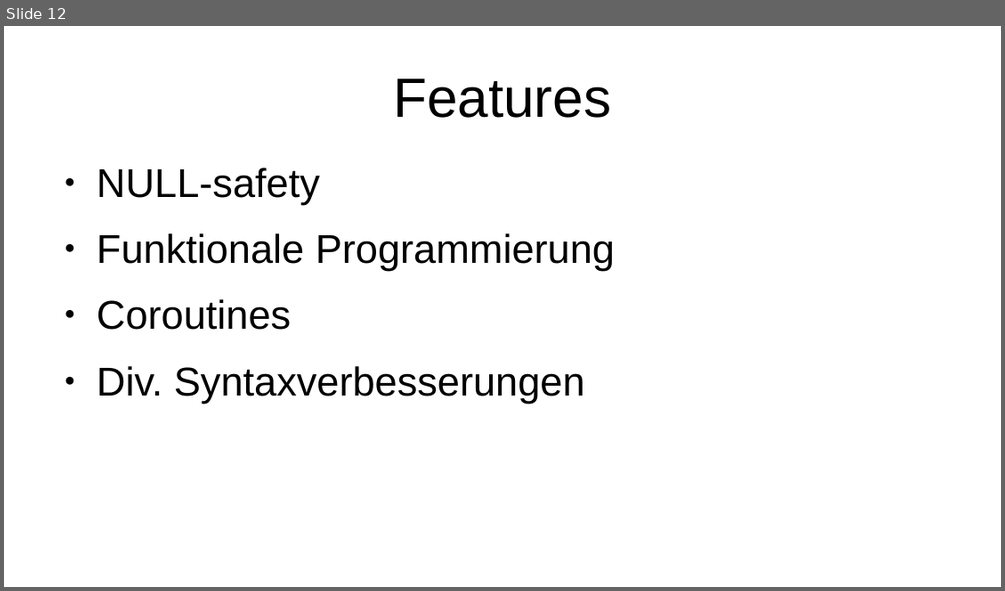
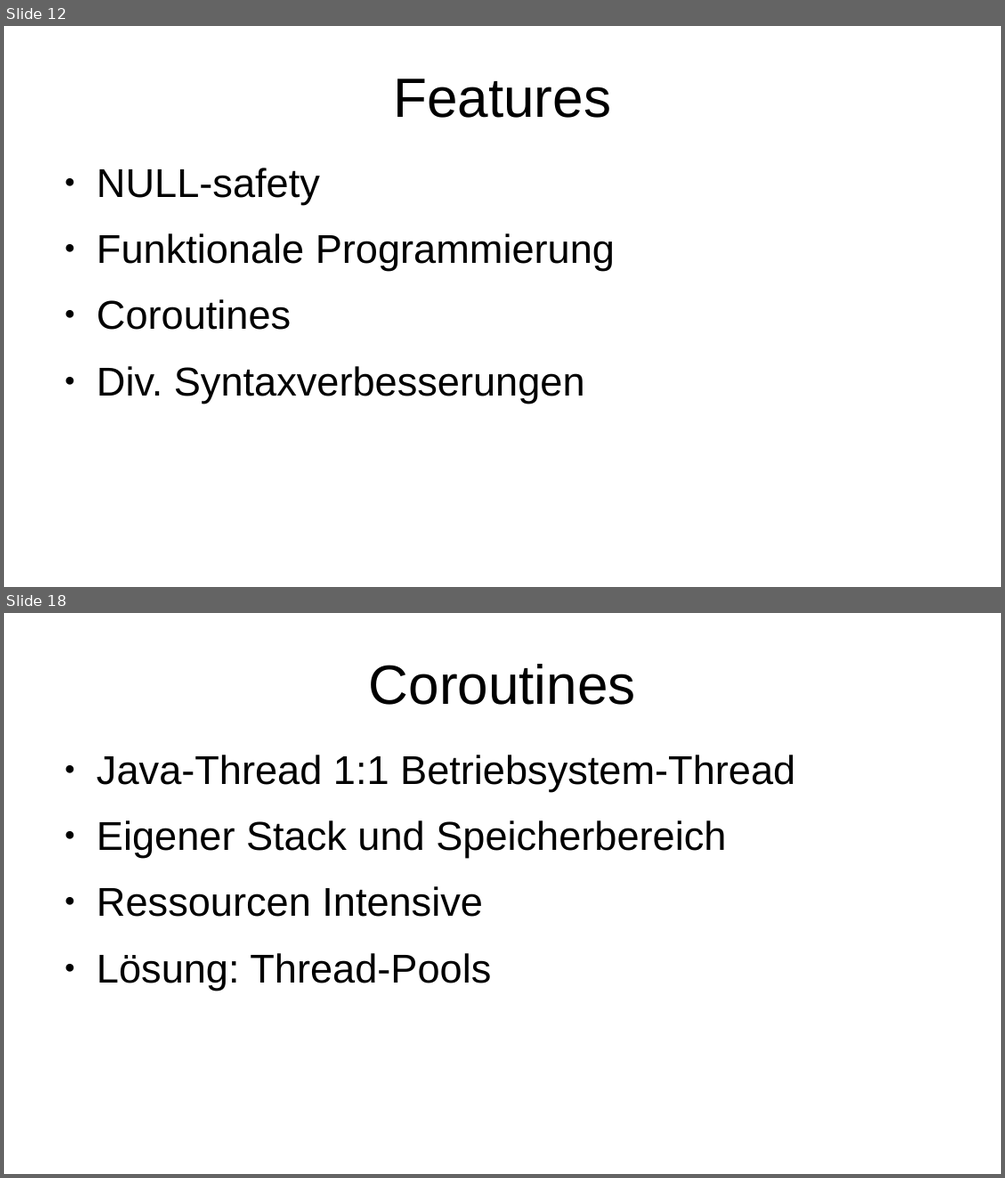
Before and after one commit to FSpruhs/kotlin-statt-java, a slide deck: presentation.odp. Shown one above the other, each under a label of ours: slide 12 before the commit, slides 12 and 18 after it; the slides between them are not shown. The pictures are 1005x591 and 1005x1178 pixels, drawn with LibreOffice and Linux fonts; fonts in the diff are those of the drawing. Boxes give left, top, right and bottom in pixels: in the first picture for what was removed or moved away, otherwise in the second. Text is boxed around its words. In the diff, an @@ line names an element or a change of style, - is before the commit and + after.

```diff
--- a/presentation.odp
+++ b/presentation.odp
@@ slide 18 added at (4, 613, 1001, 1174), background #FFFFFF @@
@@ title added at (369, 664, 636, 705), 44 pt, text #000000 @@
+Coroutines
@@ text added at (97, 755, 795, 989), 32 pt, text #000000 @@
+● Java-Thread 1:1 Betriebsystem-Thread
+● Eigener Stack und Speicherbereich
+● Ressourcen Intensive
+● Lösung: Thread-Pools
```
Also in this commit, not shown: 9 other slides added.
